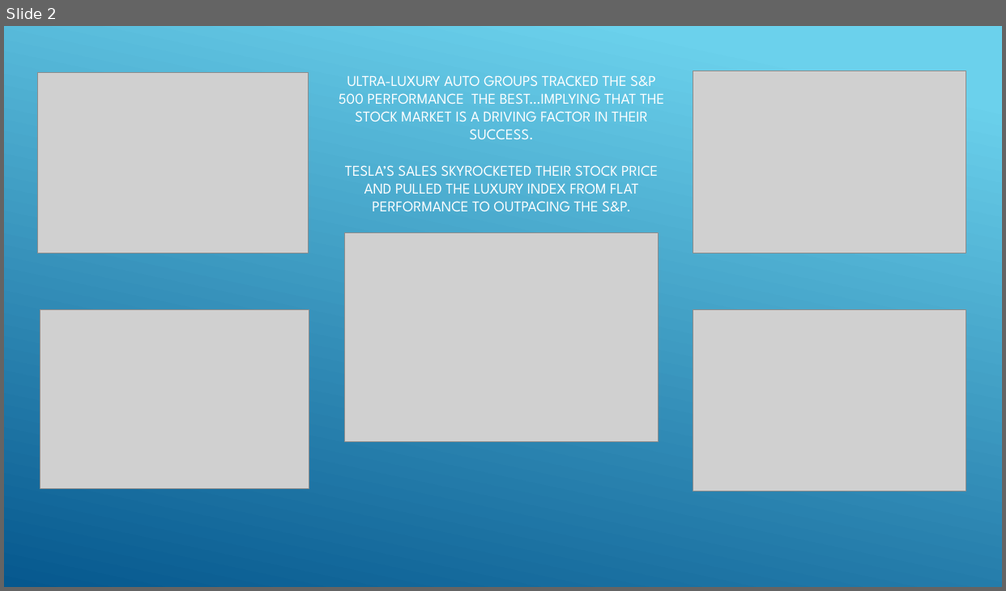
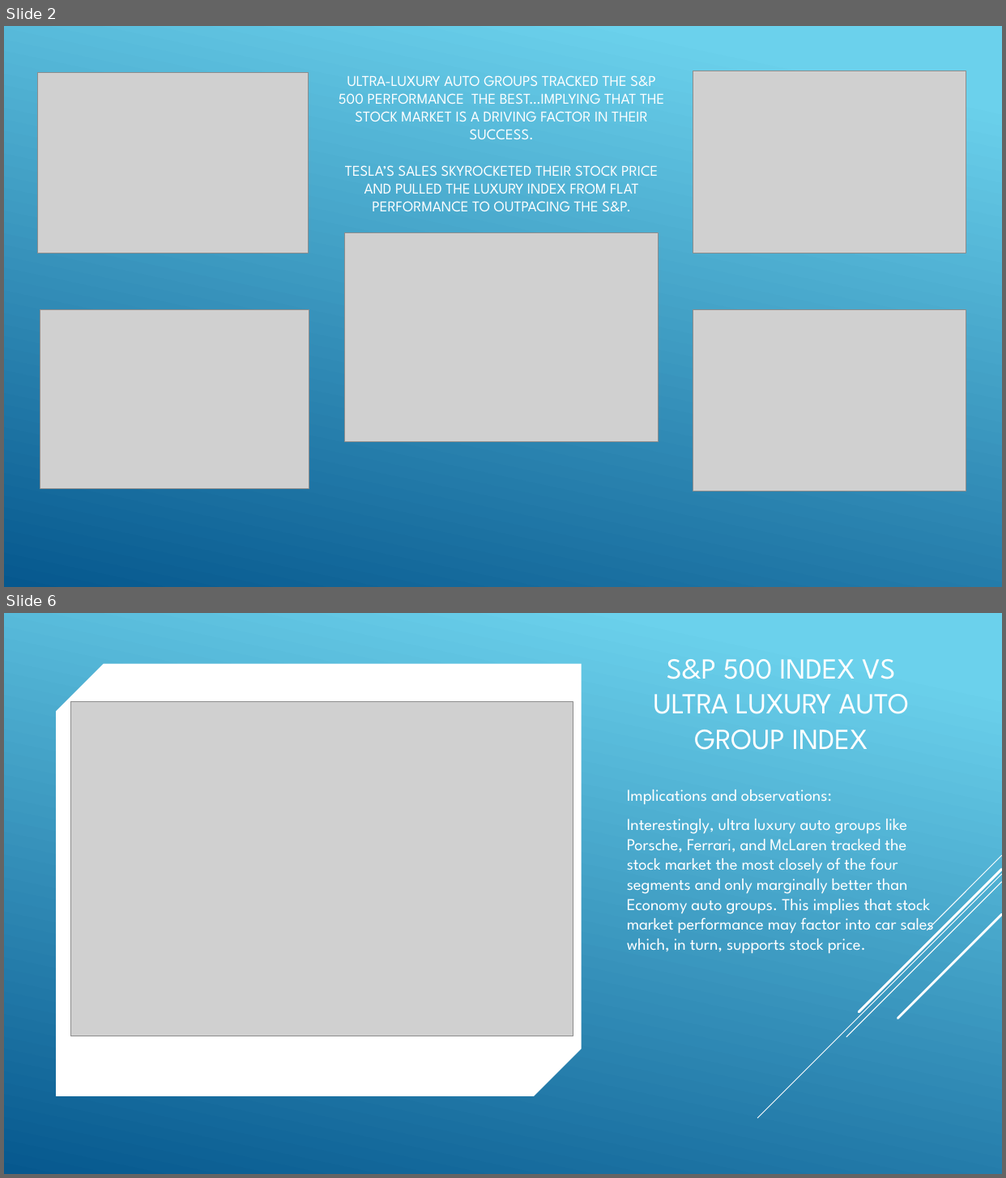
Before and after one commit to danawoodruff/Car-Sales-Analysis, a slide deck: StockPowerPointSlideMockup.pptx. Shown one above the other, each under a label of ours: slide 2 before the commit, slides 2 and 6 after it; the slides between them are not shown. The pictures are 1006x591 and 1006x1178 pixels, drawn with LibreOffice and Linux fonts; fonts in the diff are those of the drawing; grey boxes stand for pictures. Boxes give left, top, right and bottom in pixels: in the first picture for what was removed or moved away, otherwise in the second. Text is boxed around its words. In the diff, an @@ line names an element or a change of style, - is before the commit and + after.

```diff
--- a/StockPowerPointSlideMockup.pptx
+++ b/StockPowerPointSlideMockup.pptx
@@ slide 6 added at (4,613,1002,1174), background #FFFFFF @@
@@ rectangle added at (4,613,1002,1174), fill gradient #6ED2EB to #06588E @@
@@ line added from (1002, 620) to (504, 1118), #000000 1 pt @@
@@ line added from (1002, 632) to (596, 1037), #000000 1 pt @@
@@ line added from (1002, 616) to (604, 1013), #000000 2.5 pt @@
@@ line added from (989, 614) to (678, 926), #000000 1 pt @@
@@ title added at (654,659,909,750), 28 pt, text #FFFFFF @@
+S&P 500 INDEX VS ULTRA LUXURY AUTO GROUP INDEX
@@ snip diag rect added at (56,664,582,1097), fill #FFFFFF @@
@@ line added from (1002, 663) to (646, 1019), #000000 2.5 pt @@
@@ picture added at (70,701,573,1036) @@
@@ text added at (627,790,934,954), 16 pt, text #FFFFFF @@
+Implications and observations:
+Interestingly, ultra luxury auto groups like Porsche, Ferrari, and McLaren tracked the stock market the most closely of the four segments and only marginally better than Economy auto groups. This implies that stock market performance may factor into car sales which, in turn, supports stock price.
@@ group added at (758,855,1002,1118): 5 lines @@
@@ group added at (758,855,1002,1118): 5 lines @@
```
Also in this commit, not shown: 3 other slides added, 1 slide removed.
